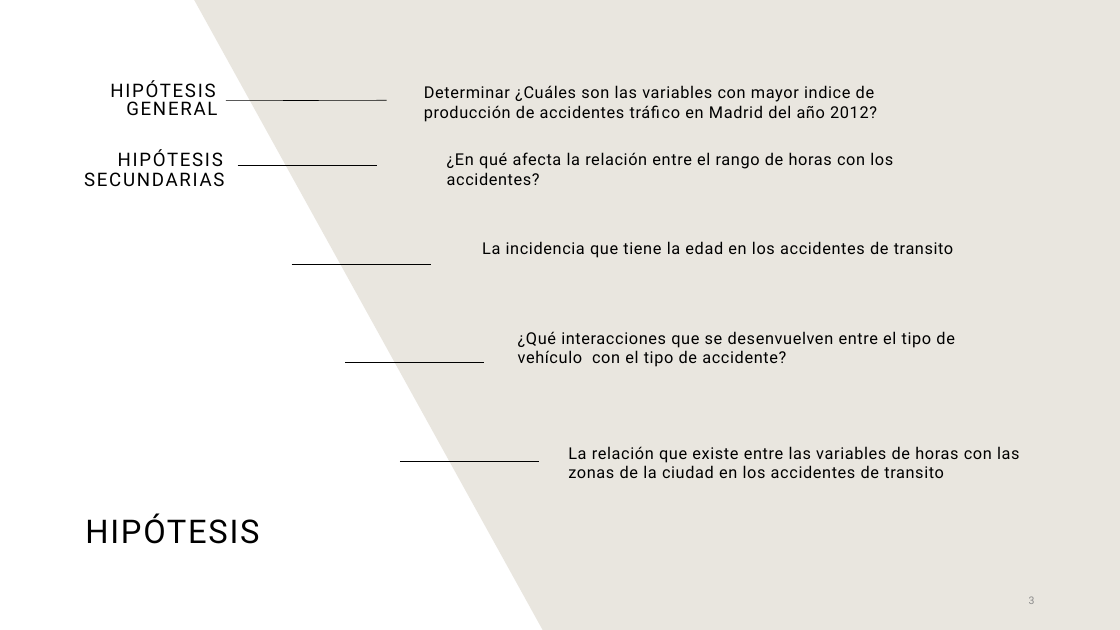
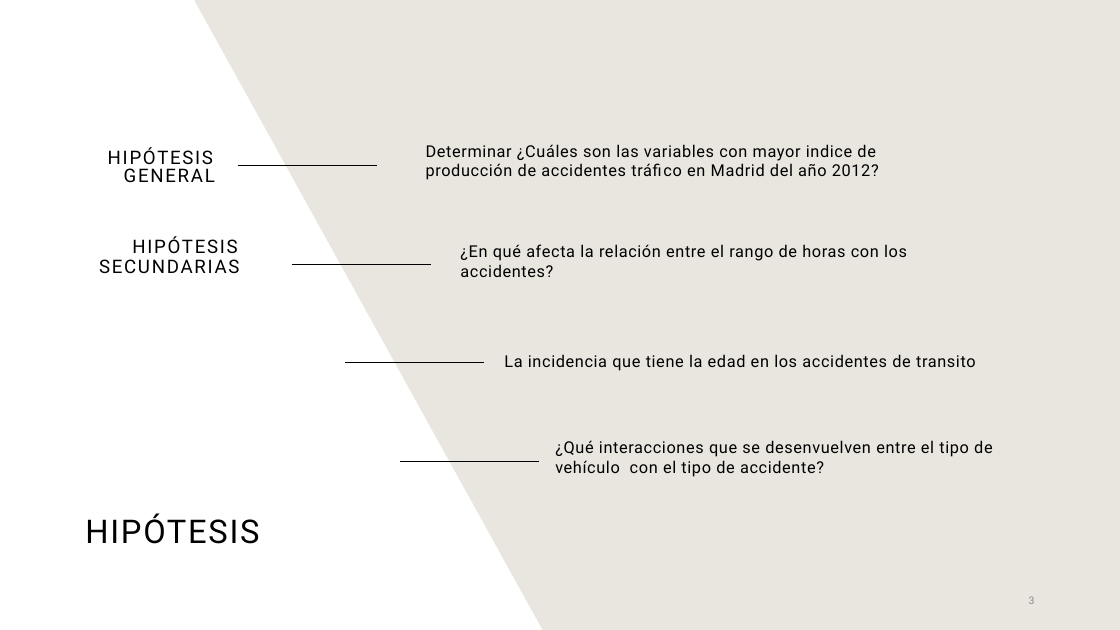
Before and after one commit to Bryan-GM94/ONLINE_DS_THEBRIDGE_BRYAN_TRABAJOS, a slide deck: slide 3 of EDA_Entrega/Código/Accidentes de tránsito Madrid 2012.pptx. Drawn at 1120x630 pixels with LibreOffice and Linux fonts; fonts in the diff are those of the drawing. Boxes give left, top, right and bottom in pixels: in the first picture for what was removed or moved away, otherwise in the second. Text is boxed around its words. In the diff, an @@ line names an element or a change of style, - is before the commit and + after.

```diff
--- a/EDA_Entrega/Código/Accidentes de tránsito Madrid 2012.pptx
+++ b/EDA_Entrega/Código/Accidentes de tránsito Madrid 2012.pptx
@@ line removed from (226, 101) to (386, 100) @@
@@ text "HIPÓTESIS GENERAL": place and size @@
-text "HIPÓTESIS GENERAL" at (110,80,217,116)
+text "HIPÓTESIS GENERAL" at (108,147,215,183)
@@ text "Determinar ¿Cuáles son las variables ...": place and size @@
-text "Determinar ¿Cuáles son las variables ..." at (424,85,877,122)
+text "Determinar ¿Cuáles son las variables ..." at (426,144,879,180)
@@ text "HIPÓTESIS SECUNDARIAS": place and size @@
-text "HIPÓTESIS SECUNDARIAS" at (118,149,223,167)
+text "HIPÓTESIS SECUNDARIAS" at (132,236,237,253)
@@ text "¿En qué afecta la relación ...": place and size @@
-text "¿En qué afecta la relación ..." at (447,152,893,185)
+text "¿En qué afecta la relación ..." at (460,244,907,277)
@@ text "La incidencia que tiene la ...": place and size @@
-text "La incidencia que tiene la ..." at (482,241,954,258)
+text "La incidencia que tiene la ..." at (504,354,976,371)
@@ text "¿Qué interacciones que se desenvuelven ...": place and size @@
-text "¿Qué interacciones que se desenvuelven ..." at (518,331,954,367)
+text "¿Qué interacciones que se desenvuelven ..." at (555,440,992,477)
@@ text removed at (568,446,1019,478) @@
-La relación que existe entre las variables de horas con las zonas de la ciudad en los accidentes de transito
```
Also in this commit, not shown: 1 slide removed, 1 other file.
